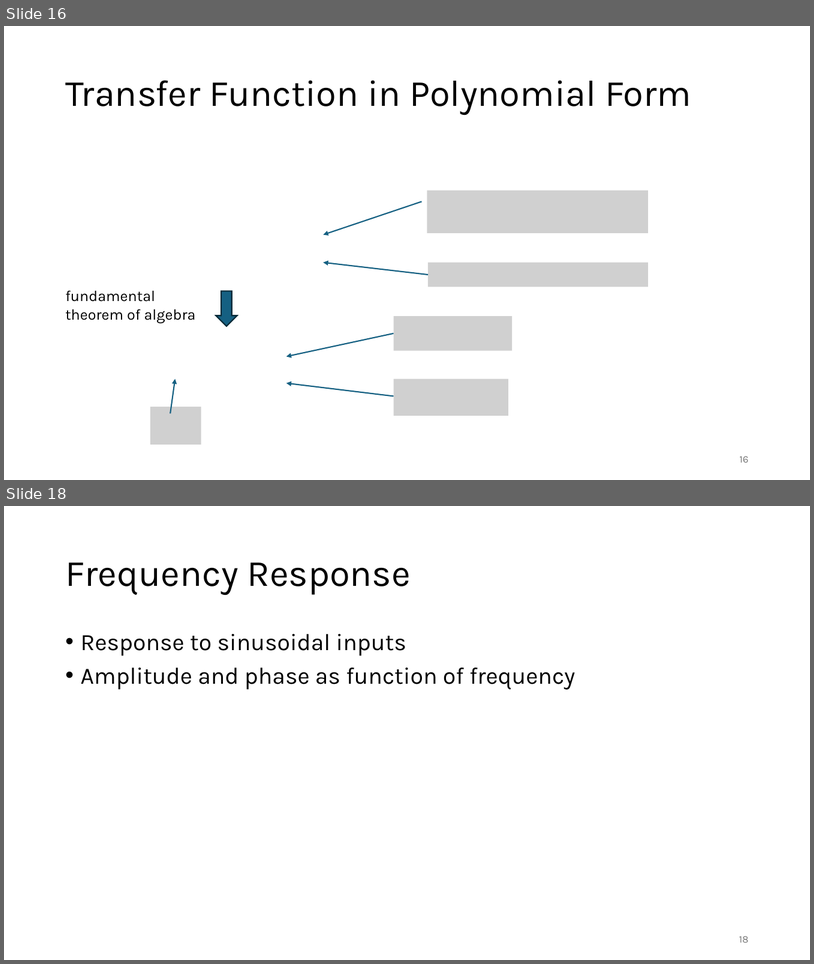
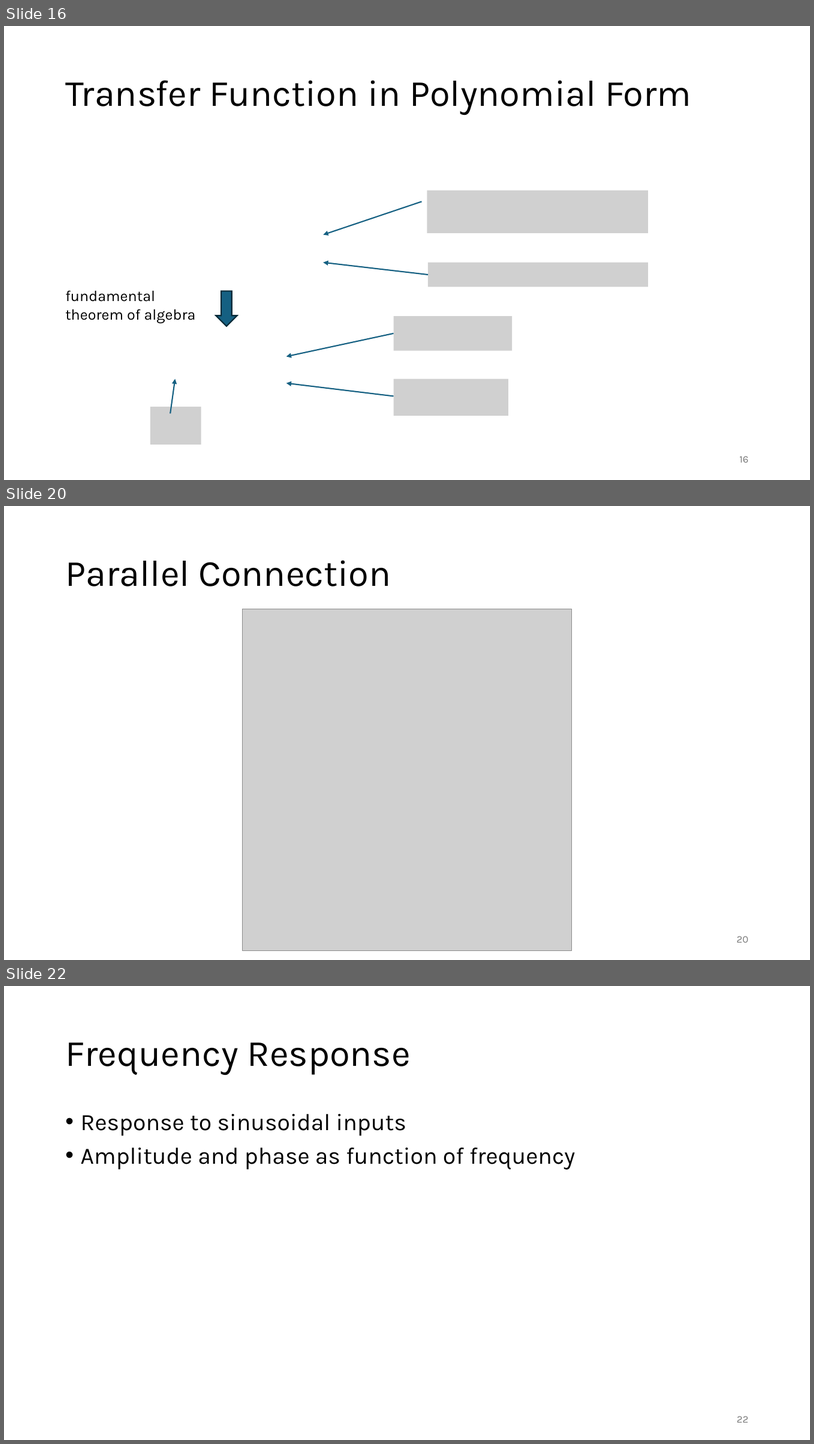
Before and after one commit to FelixWick/control_engineering, a slide deck: slides/3_Laplace.pptx. Shown one above the other, each under a label of ours: slides 16 and 18 before the commit, slides 16, 20 and 22 after it; the slides between them are not shown. The pictures are 814x964 and 814x1444 pixels, drawn with LibreOffice and Linux fonts; fonts in the diff are those of the drawing; grey boxes stand for pictures. Boxes give left, top, right and bottom in pixels: in the first picture for what was removed or moved away, otherwise in the second. Text is boxed around its words. In the diff, an @@ line names an element or a change of style, - is before the commit and + after.

```diff
--- a/slides/3_Laplace.pptx
+++ b/slides/3_Laplace.pptx
@@ slide 20 added at (4,506,810,960), background #FFFFFF @@
@@ title added at (65,560,391,586), 44 pt, text #000000 @@
+Parallel Connection
@@ picture added at (243,609,572,951) @@
@@ page number added at (737,936,749,942), 12 pt, text #797979 @@
+20
@@ what was slide 18 is now slide 22 @@
@@ page number at (737,1416,749,1422): text changed @@
-18
+22
```
Also in this commit, not shown: 1 slide changed, 3 other slides added.
